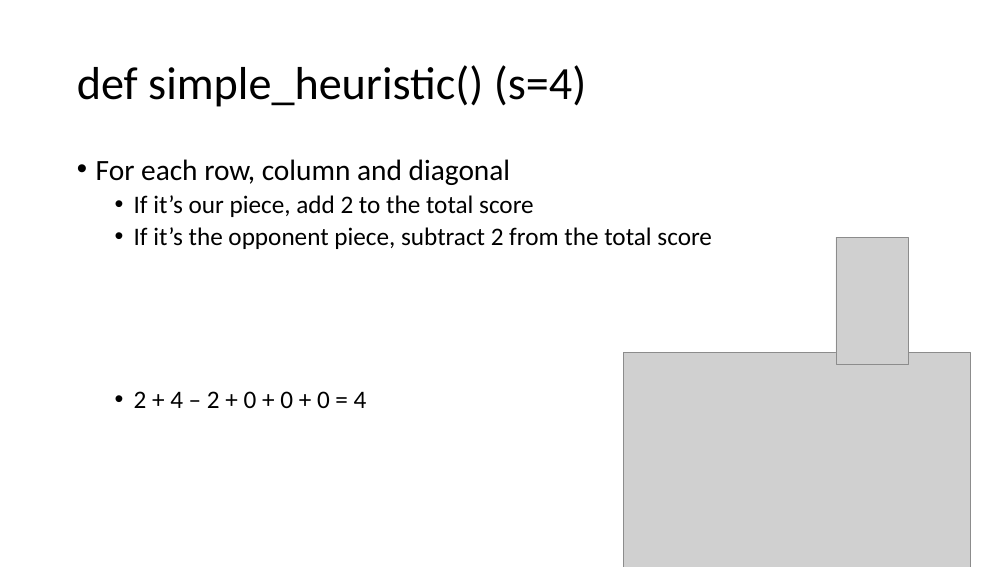
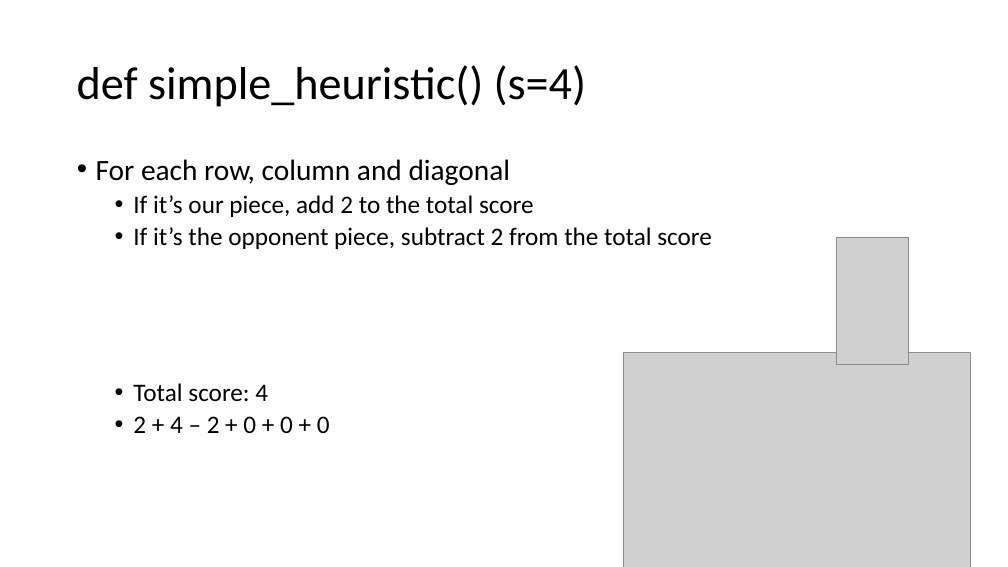
Before and after one commit to jaredcohen1998/comp472-miniproject2, a slide deck: slide 13 of powerpoint.pptx (slide 12 before the commit). Drawn at 1008x567 pixels with LibreOffice and Linux fonts; fonts in the diff are those of the drawing; grey boxes stand for pictures. Boxes give left, top, right and bottom in pixels: in the first picture for what was removed or moved away, otherwise in the second. Text is boxed around its words. In the diff, an @@ line names an element or a change of style, - is before the commit and + after.

```diff
--- a/powerpoint.pptx
+++ b/powerpoint.pptx
@@ text at bbox=[133, 383, 330, 433]: text changed @@
-  • 2 + 4 – 2 + 0 + 0 + 0 = 4
+  • Total score: 4
+  • 2 + 4 – 2 + 0 + 0 + 0
```
Also in this commit, not shown: 20 other slides changed, 3 slides added.
